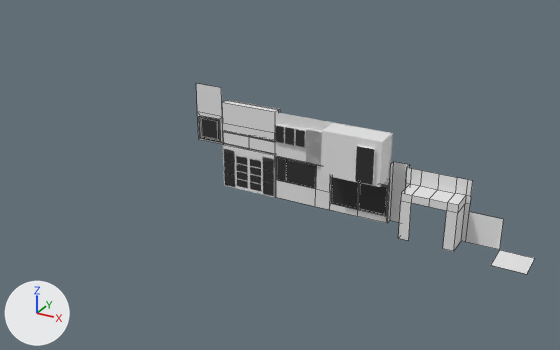
What one commit did to the FBX model Assets/Resources/Models/Modular/MOD_Flat01.fbx.
One viewpoint serves both versions: a 50 mm camera at (9.0, -41.1, 22.2) aimed at (-12.5, -2.1, 2.7). Lighting does not change. The marker at lower left points along +X, +Y and +Z. Mesh edges are drawn as thin lines on the coarser meshes. Where no turn or scale is listed for an object, it has been applied to the vertices.

Before the edit, the objects in view are built like this:
```python
me_plane_001 = bpy.data.meshes.new('Plane.001')
me_plane_001.from_pydata([(1.0, 0.0, 0.0), (-1.0, 0.0, 0.0), (1.0, 0.0, 2.0), (-1.0, 0.0, 2.0)], [], [(0, 1, 3, 2)])
me_plane_001.materials.append(mat_bricks_worn)  # its picture is missing
me_plane_004 = bpy.data.meshes.new('Plane.004')
me_plane_004.from_pydata(...)  # 24 vertices, 14 faces; spans x -2.0..2.0, y 0.0..0.16, z 0.0..1.0
me_plane_004.materials.append(mat_bricks_worn)  # its picture is missing
me_plane_013 = bpy.data.meshes.new('Plane.013')
me_plane_013.from_pydata(...)  # 16 vertices, 14 faces; spans x -2.0..2.0, y 0.0..0.62, z 0.0..2.0
me_plane_013.materials.append(mat_bricks_worn)  # its picture is missing
ob_mod_flat01_roof_trim = bpy.data.objects.new('MOD_Flat01_Roof_Trim', me_plane_013)
ob_mod_flat01_roof_trim.location = (-16.0, 0.0, 4.0)
ob_mod_flat01_trim = bpy.data.objects.new('MOD_Flat01_Trim', me_plane_004)
ob_mod_flat01_trim.location = (-16.0, 0.0, 3.0)
ob_mod_wall_flat_2x2 = bpy.data.objects.new('MOD_Wall_Flat_2x2', me_plane_001)
ob_mod_wall_flat_2x2.location = (0.0, 0.0, 0.0)
# also in view: 'MOD_Flat01_Doorway' at (-16.0, 0.0, 1.5); 'MOD_Floor_Flat_2x2' at (2.0, -1.0, 0.0); 'MOD_Flat01_Balcony_02' at (-12.0, 0.7, 4.5); 'MOD_Flat01_Window_Double' at (-8.0, 0.0, 1.5); 'MOD_Flat01_Balcony_01' at (-8.0, -0.9, 4.5)
```
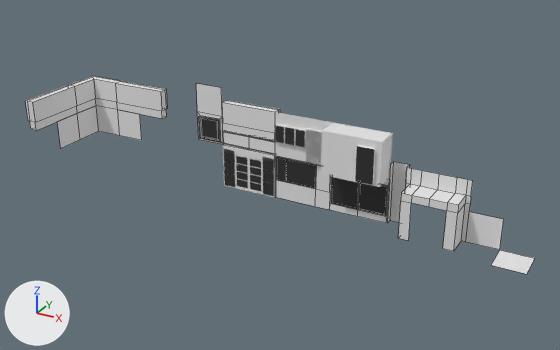
Changed parts and their boxes (x1, y1, x2, y2) in the pictures (560 x 350 px):
```json
{"object": "MOD_Flat01_Roof_Trim.002", "change": "added", "after": [26, 85, 77, 130]}
{"object": "MOD_Flat01_Roof_Trim.001", "change": "added", "after": [115, 81, 167, 119]}
{"object": "MOD_Flat01_Roof_Trim_Corner", "change": "added", "after": [69, 76, 119, 113]}
{"object": "MOD_Wall_Flat_2x2.001", "change": "added", "after": [118, 110, 142, 140]}
{"object": "MOD_Wall_Flat_2x2.004", "change": "added", "after": [57, 114, 80, 148]}
{"object": "MOD_Wall_Flat_2x2.002", "change": "added", "after": [96, 106, 120, 136]}
{"object": "MOD_Wall_Flat_2x2.003", "change": "added", "after": [77, 106, 99, 140]}
```

The change, as JSON lines over the scene's bpy script:
```json
{"op": "add", "block": "me_plane_014", "code": ["me_plane_014 = bpy.data.meshes.new('Plane.014')", "me_plane_014.from_pydata([(0.0, 1.0, 0.0), (0.0, -1.0, 0.0), (0.0, 1.0, 2.0), (0.0, -1.0, 2.0)], [], [(0, 1, 3, 2)])", "me_plane_014.materials.append(mat_bricks_worn)  # its picture is missing"]}
{"op": "add", "block": "me_plane_006", "code": ["me_plane_006 = bpy.data.meshes.new('Plane.006')", "me_plane_006.from_pydata(...)  # 16 vertices, 14 faces; spans x -0.62..0.0, y -2.0..2.0, z 0.0..2.0", "me_plane_006.materials.append(mat_bricks_worn)  # its picture is missing"]}
{"op": "add", "block": "me_plane_007", "code": ["me_plane_007 = bpy.data.meshes.new('Plane.007')", "me_plane_007.from_pydata(...)  # 24 vertices, 22 faces; spans x -0.62..2.0, y -2.0..0.62, z 0.0..2.0", "me_plane_007.materials.append(mat_bricks_worn)  # its picture is missing"]}
{"op": "add", "block": "ob_mod_flat01_roof_trim_001", "code": ["ob_mod_flat01_roof_trim_001 = bpy.data.objects.new('MOD_Flat01_Roof_Trim.001', me_plane_013.copy())  # the mesh of ob_mod_flat01_roof_trim", "ob_mod_flat01_roof_trim_001.location = (-25.0, 0.0, 4.0)"]}
{"op": "add", "block": "ob_mod_wall_flat_2x2_003", "code": ["ob_mod_wall_flat_2x2_003 = bpy.data.objects.new('MOD_Wall_Flat_2x2.003', me_plane_014)", "ob_mod_wall_flat_2x2_003.location = (-29.0, -1.0, 2.0)"]}
{"op": "add", "block": "ob_mod_wall_flat_2x2_001", "code": ["ob_mod_wall_flat_2x2_001 = bpy.data.objects.new('MOD_Wall_Flat_2x2.001', me_plane_001.copy())  # the mesh of ob_mod_wall_flat_2x2", "ob_mod_wall_flat_2x2_001.location = (-26.0, 0.0, 2.0)"]}
{"op": "add", "block": "ob_mod_wall_flat_2x2_004", "code": ["ob_mod_wall_flat_2x2_004 = bpy.data.objects.new('MOD_Wall_Flat_2x2.004', me_plane_014.copy())", "ob_mod_wall_flat_2x2_004.location = (-29.0, -3.0, 2.0)"]}
{"op": "add", "block": "ob_mod_flat01_roof_trim_002", "code": ["ob_mod_flat01_roof_trim_002 = bpy.data.objects.new('MOD_Flat01_Roof_Trim.002', me_plane_006)", "ob_mod_flat01_roof_trim_002.location = (-29.0, -4.0, 4.0)"]}
{"op": "add", "block": "ob_mod_flat01_roof_trim_corner", "code": ["ob_mod_flat01_roof_trim_corner = bpy.data.objects.new('MOD_Flat01_Roof_Trim_Corner', me_plane_007)", "ob_mod_flat01_roof_trim_corner.location = (-29.0, 0.0, 4.0)"]}
{"op": "add", "block": "ob_mod_wall_flat_2x2_002", "code": ["ob_mod_wall_flat_2x2_002 = bpy.data.objects.new('MOD_Wall_Flat_2x2.002', me_plane_001.copy())  # the mesh of ob_mod_wall_flat_2x2", "ob_mod_wall_flat_2x2_002.location = (-28.0, 0.0, 2.0)"]}
```
